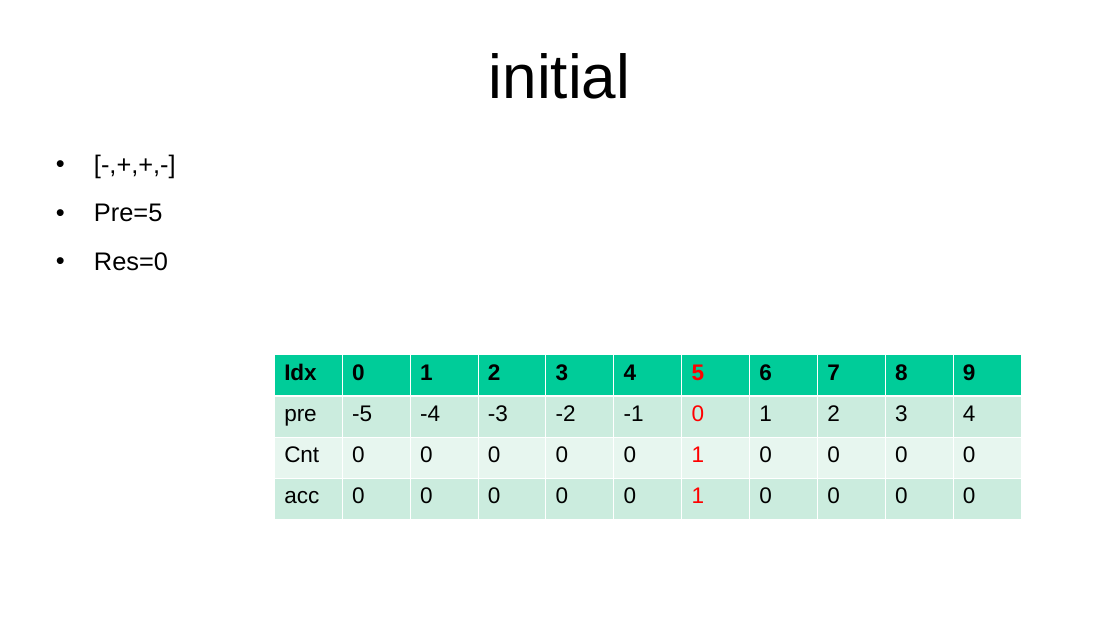
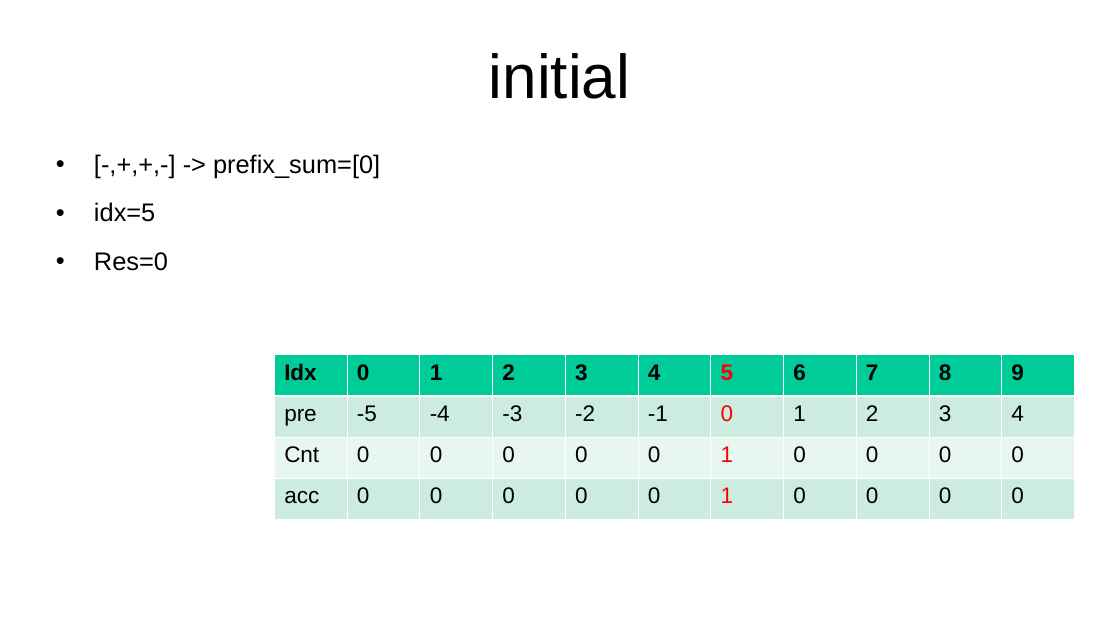
Before and after one commit to kindaichinisan/CompetitiveProgramming, a slide deck: slide 93 of MyCode/competitive_programming.ppt (slide 92 before the commit). Drawn at 1120x630 pixels with LibreOffice and Linux fonts; fonts in the diff are those of the drawing. Boxes give left, top, right and bottom in pixels: in the first picture for what was removed or moved away, otherwise in the second. Text is boxed around its words. In the diff, an @@ line names an element or a change of style, - is before the commit and + after.

```diff
--- a/MyCode/competitive_programming.ppt
+++ b/MyCode/competitive_programming.ppt
@@ text at (94,154,380,222): text changed @@
-• [-,+,+,-]
-• Pre=5
+• [-,+,+,-] -> prefix_sum=[0]
+• idx=5
@@ table: place and size @@
-table at (274,355,1023,519)
+table at (274,355,1077,519)
```
Also in this commit, not shown: 6 other slides changed, 1 slide added, 2 other files.
